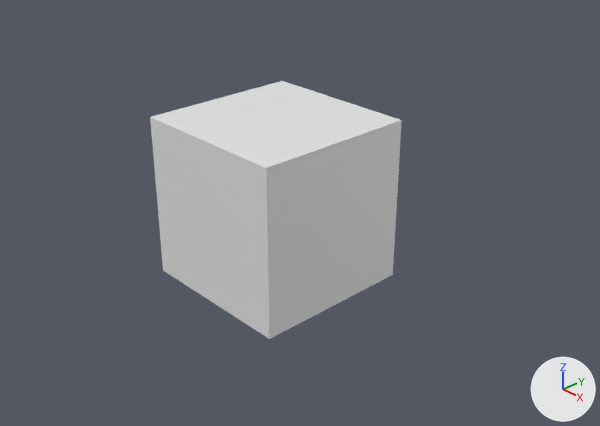
One commit to the Blender file cheesewedgebreaky.blend: the scene before it, then after it.
Rendered twice from a 50 mm camera at (6.68, -5.83, 4.19) aimed at (0.27, 0.12, -0.13). The axes (+X, +Y, +Z) are drawn at lower right. The lights are the same throughout.
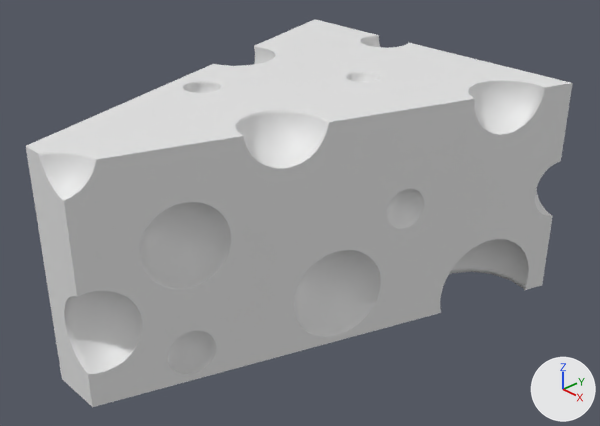
Changed parts and their boxes [x1, y1, x2, y2] in the pictures (600 x 426 px):
'Cube', reshaped, moved, rescaled (117% wider, 50% taller)
    before: [150, 81, 402, 339]
    after: [26, 19, 573, 407]
part 1 of me_cube, built on
    before: [150, 81, 402, 339]
    after: [26, 19, 573, 407]

What the commit changed:
me_cube is used by ob_cube; location (0.0, 0.0, 0.0).
me_cube had 8 vertices, 6 faces and spanned x -1.0..1.0, y -1.0..1.0, z -1.0..1.0.
me_cube no longer uses material mat_material (white #e7e7e7).
me_cube now has 1661 vertices, 1472 faces and spans x -1.0..1.0, y -1.0..1.0, z -1.0..1.0.
me_cube part 1: 4 vertices removed from x -1.0..1.0, y -1.0, z -1.0..1.0; 1657 vertices added at x -1.0..1.0, y -1.0..1.0, z -1.0..1.0.
me_cube part 2: the surface is now shaded smooth.
Object 'Cube' (ob_cube) moves from (0.0, 0.0, 0.0) to (0.0, -0.081, 0.0).
Object 'Cube' (ob_cube) is rescaled from (1.0, 1.0, 1.0) to (2.11, 2.71, 1.33).
